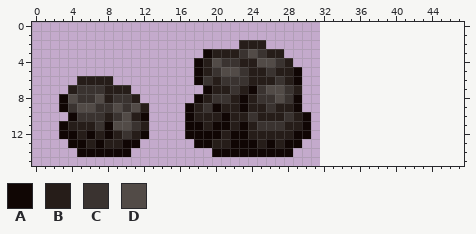
File history of a pixel-art sprite, Documentation/Animals/Coalclaw_Produces.png. The first picture shows the starting point.
The file is 96x48 pixels, drawn in blocks of 3x3; one block is one cell here. The old version is drawn lined up with the new one, on the new canvas.
Palette (. is transparent): A #100604  B #261d19  C #3a3330  D #524b47
Pixels before, first column x 3:
 2 ....................BBB.....
 3 ................ABBBCDCBB...
 4 ...............ABDCCBBDDCB..
 5 ...............ABCDDCBBCBBA.
 6 ..BBBB.........ACBCCCBBBCBA.
 7 .BCCCBBB........ABBCBACDDCB.
 8 ADCCDBCCB......ABCCBABCCDCA.
 9 ACDDCCDCDB....ABCABBABBCBBA.
10 .ACCCBCDBA....ABBBABBCBBBCBA
11 ABBBCADDCB....AABAABABCCCBBA
12 AABABABCBA....AAAABAABBBBBAA
13 .AABABBAA......AABBAAABABAA.
14 ..AAAAAA.........AAAAAAAAA..
Once edited:
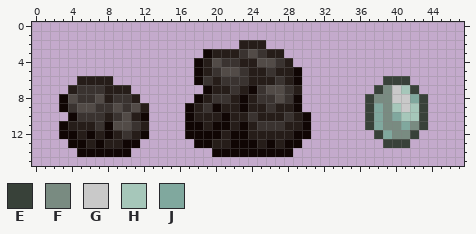
Colours new in this view: E #384139  F #798b81  G #c9c9c9  H #a6c7ba  J #80a89e
The exact change:
canvas 32x16 -> 48x16
y 6: x 39..41 ... -> EEE
y 7: x 38..42 ..... -> EFGHE
y 8: x 37..43 ....... -> EFFGGJE
y 9: x 37..43 ....... -> EJFHGHE
y 10: x 37..43 ....... -> EJFJHHE
y 11: x 37..43 ....... -> EJFFJFE
y 12: x 38..42 ..... -> EJFFE
y 13: x 39..41 ... -> EEE
Boxes around the changes in both pictures, in picture pixels (x1, y1, x2, y2):
added: (365, 76, 428, 148)
